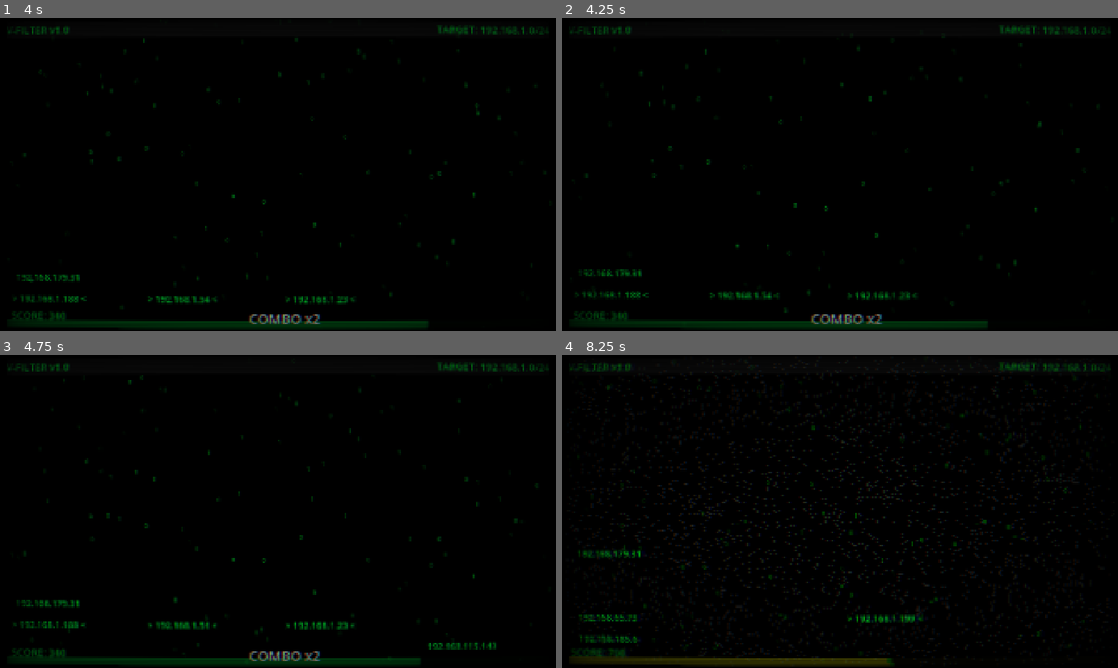
Above: before the commit, frames 1-4 (two rows, left to right).
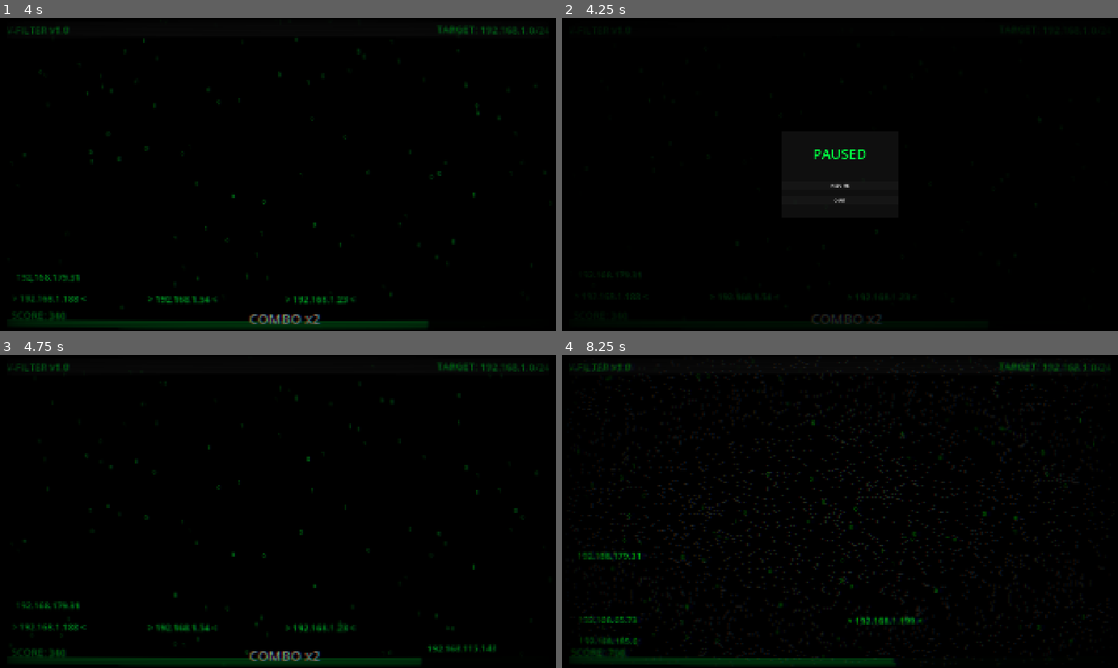
Above: after the commit, the same moments.

Repository: notlsd/v
Game: Godot game, scene res://scenes/main/main.tscn
Same seed, same stepped clock (60 frames per second), same inputs: the game is played once before the commit and once after it.
Inputs (mouse positions are in pixels of both pictures, inside the frame that each line leads up to):
- Up to frame 1 (4 s): move the mouse to (489, 305) at 0.52 s; hold E (mask_16) 0.53-1.28 s; click (489, 305) at 0.67 s; move the mouse to (344, 296) at 1.27 s; tap W (mask_24) at 1.35 s; click (344, 296) at 1.42 s; move the mouse to (211, 284) at 2.02 s; hold Q (mask_32) 2.03-2.78 s; click (211, 284) at 2.17 s; move the mouse to (489, 296) at 2.77 s; tap E (mask_16) at 2.85 s; click (489, 296) at 2.92 s; move the mouse to (344, 284) at 3.52 s; hold W (mask_24) from 3.53 s (still down); click (344, 284) at 3.67 s
- Up to frame 2 (4.25 s): keep holding W (mask_24); tap Escape (ui_cancel) at 4.15 s
- Up to frame 3 (4.75 s): release W (mask_24) at 4.25 s; click (278, 520) at 4.25 s, where only the run after the commit has a clickable "RESUME"
- Up to frame 4 (8.25 s): move the mouse to (628, 621) at 5.02 s; tap Q (mask_32) at 5.1 s; click (628, 621) at 5.17 s; move the mouse to (773, 611) at 5.77 s; hold E (mask_16) 5.78-6.53 s; click (773, 611) at 5.92 s; move the mouse to (906, 599) at 6.52 s; tap W (mask_24) at 6.6 s; click (906, 599) at 6.67 s; move the mouse to (1051, 611) at 7.27 s; hold Q (mask_32) 7.28-8.03 s; click (1051, 611) at 7.42 s; move the mouse to (773, 621) at 8.02 s; tap E (mask_16) at 8.1 s; click (773, 621) at 8.17 s

Frame 1 is identical in both runs. In frame 2, 2.9% of the frame differs, in the area x 1-99%, y 2-99%; in frame 3, 1.4%; in frame 4, 2.3%.

Commit message:
feat: Phase 3 完成 - 游戏性打磨
🔥 连击系统:
- Combo计数器+奖励(5/10/20连)
- Combo加成分数+脉冲动画

📈 难度曲线:
- 速度每30秒+10%
- 生成间隔每30秒-10%

🔄 游戏循环:
- ESC暂停/继续
- Game Over统计(时间/最高Combo)
- Restart重置

🔊 音效反馈:
- AudioStreamGenerator实时合成
- 成功/失败/Combo/GameOver音效

Diff:
--- a/project_v/scenes/main/main.tscn
+++ b/project_v/scenes/main/main.tscn
@@ -6,6 +6,7 @@
 [ext_resource type="PackedScene" uid="uid://crt_overlay" path="res://scenes/ui/crt_overlay.tscn" id="4_crt"]
 [ext_resource type="Shader" path="res://shaders/glitch_effect.gdshader" id="5_glitch"]
 [ext_resource type="PackedScene" uid="uid://game_over" path="res://scenes/ui/game_over_screen.tscn" id="6_gameover"]
+[ext_resource type="PackedScene" uid="uid://pause_screen" path="res://scenes/ui/pause_screen.tscn" id="7_pause"]
 
 [sub_resource type="ShaderMaterial" id="ShaderMaterial_glitch"]
 shader = ExtResource("5_glitch")
@@ -17,6 +18,7 @@
 
 @onready var glitch_overlay = $GlitchLayer/GlitchOverlay
 @onready var game_over_screen = $GameOverScreen
+@onready var terminal_spawner = $TerminalLayer/TerminalSpawner
 
 func _ready() -> void:
 	RenderingServer.set_default_clear_color(Color.BLACK)
@@ -28,6 +30,10 @@
 
 	# 连接 GameManager 的 game_over 信号
 	GameManager.game_over.connect(_on_game_over)
+
+	# 连接 spawner 到 game over screen
+	if game_over_screen and terminal_spawner:
+		game_over_screen.set_spawner(terminal_spawner)
 
 	print(\"[Main] Terminal mode started! Target: %s\" % GameManager.get_target_subnet_string())
 
@@ -72,3 +78,5 @@
 [node name="CRTOverlay" parent="." instance=ExtResource("4_crt")]
 
 [node name="GameOverScreen" parent="." instance=ExtResource("6_gameover")]
+
+[node name="PauseScreen" parent="." instance=ExtResource("7_pause")]
--- a/project_v/scenes/ui/game_over_screen.tscn
+++ b/project_v/scenes/ui/game_over_screen.tscn
@@ -1,10 +1,14 @@
-[gd_scene load_steps=3 format=3 uid="uid://game_over"]
+[gd_scene load_steps=4 format=3 uid="uid://game_over"]
 
 [ext_resource type="Script" path="res://scripts/ui/game_over_screen.gd" id="1_script"]
 
-[sub_resource type="LabelSettings" id="LabelSettings_1"]
+[sub_resource type="LabelSettings" id="LabelSettings_title"]
 font_size = 64
 font_color = Color(1, 0, 0, 1)
+
+[sub_resource type="LabelSettings" id="LabelSettings_stats"]
+font_size = 32
+font_color = Color(0, 1, 0.255, 1)
 
 [node name="GameOverScreen" type="CanvasLayer"]
 layer = 100
@@ -17,7 +21,7 @@
 anchor_bottom = 1.0
 grow_horizontal = 2
 grow_vertical = 2
-color = Color(0, 0, 0, 0.8)
+color = Color(0, 0, 0, 0.85)
 
 [node name="Panel" type="PanelContainer" parent="."]
 anchors_preset = 8
@@ -25,30 +29,48 @@
 anchor_top = 0.5
 anchor_right = 0.5
 anchor_bottom = 0.5
-offset_left = -200.0
-offset_top = -150.0
-offset_right = 200.0
-offset_bottom = 150.0
+offset_left = -250.0
+offset_top = -200.0
+offset_right = 250.0
+offset_bottom = 200.0
 grow_horizontal = 2
 grow_vertical = 2
 
 [node name="VBox" type="VBoxContainer" parent="Panel"]
 layout_mode = 2
+theme_override_constants/separation = 15
 alignment = 1
 
 [node name="TitleLabel" type="Label" parent="Panel/VBox"]
 layout_mode = 2
 text = "GAME OVER"
-label_settings = SubResource("LabelSettings_1")
+label_settings = SubResource("LabelSettings_title")
 horizontal_alignment = 1
+
+[node name="Spacer1" type="Control" parent="Panel/VBox"]
+custom_minimum_size = Vector2(0, 20)
+layout_mode = 2
 
 [node name="ScoreLabel" type="Label" parent="Panel/VBox"]
 layout_mode = 2
-text = "FINAL SCORE: 0"
+text = "SCORE: 0"
+label_settings = SubResource("LabelSettings_stats")
 horizontal_alignment = 1
 
-[node name="Spacer" type="Control" parent="Panel/VBox"]
-custom_minimum_size = Vector2(0, 30)
+[node name="TimeLabel" type="Label" parent="Panel/VBox"]
+layout_mode = 2
+text = "TIME: 00:00"
+label_settings = SubResource("LabelSettings_stats")
+horizontal_alignment = 1
+
+[node name="ComboLabel" type="Label" parent="Panel/VBox"]
+layout_mode = 2
+text = "MAX COMBO: x0"
+label_settings = SubResource("LabelSettings_stats")
+horizontal_alignment = 1
+
+[node name="Spacer2" type="Control" parent="Panel/VBox"]
+custom_minimum_size = Vector2(0, 20)
 layout_mode = 2
 
 [node name="RestartButton" type="Button" parent="Panel/VBox"]
--- /dev/null
+++ b/project_v/scenes/ui/pause_screen.tscn
@@ -0,0 +1,56 @@
+[gd_scene load_steps=3 format=3 uid="uid://pause_screen"]
+
+[ext_resource type="Script" path="res://scripts/ui/pause_screen.gd" id="1_script"]
+
+[sub_resource type="LabelSettings" id="LabelSettings_1"]
+font_size = 48
+font_color = Color(0, 1, 0.255, 1)
+
+[node name="PauseScreen" type="CanvasLayer"]
+layer = 100
+process_mode = 3
+script = ExtResource("1_script")
+
+[node name="Background" type="ColorRect" parent="."]
+anchors_preset = 15
+anchor_right = 1.0
+anchor_bottom = 1.0
+grow_horizontal = 2
+grow_vertical = 2
+color = Color(0, 0, 0, 0.7)
+
+[node name="Panel" type="PanelContainer" parent="."]
+anchors_preset = 8
+anchor_left = 0.5
+anchor_top = 0.5
+anchor_right = 0.5
+anchor_bottom = 0.5
+offset_left = -200.0
+offset_top = -150.0
+offset_right = 200.0
+offset_bottom = 150.0
+grow_horizontal = 2
+grow_vertical = 2
+
+[node name="VBox" type="VBoxContainer" parent="Panel"]
+layout_mode = 2
+theme_override_constants/separation = 20
+alignment = 1
+
+[node name="TitleLabel" type="Label" parent="Panel/VBox"]
+layout_mode = 2
+text = "PAUSED"
+label_settings = SubResource("LabelSettings_1")
+horizontal_alignment = 1
+
+[node name="Spacer" type="Control" parent="Panel/VBox"]
+custom_minimum_size = Vector2(0, 20)
+layout_mode = 2
+
+[node name="ResumeButton" type="Button" parent="Panel/VBox"]
+layout_mode = 2
+text = "RESUME"
+
+[node name="QuitButton" type="Button" parent="Panel/VBox"]
+layout_mode = 2
+text = "QUIT"
--- a/project_v/scripts/managers/audio_manager.gd
+++ b/project_v/scripts/managers/audio_manager.gd
@@ -1,14 +1,16 @@
 ## AudioManager
-## 音频管理器 - BGM 和 SFX 播放
+## 音频管理器 - BGM、SFX 和程序生成音效
 extends Node
 
 ## BPM 设置 (用于节拍同步)
 var bpm: float = 120.0
-var beat_duration: float = 0.5  # 60/120
+var beat_duration: float = 0.5
 
 ## 音频播放器
 var bgm_player: AudioStreamPlayer = null
-var sfx_players: Array[AudioStreamPlayer] = []
+var tone_player: AudioStreamPlayer = null
+var generator: AudioStreamGenerator = null
+var playback: AudioStreamGeneratorPlayback = null
 
 ## 信号：节拍触发
 signal beat_hit()
@@ -17,6 +19,9 @@
 var beat_timer: float = 0.0
 var beat_count: int = 0
 
+## 音效队列
+var pending_tone: Dictionary = {}
+
 
 func _ready() -> void:
 	# 创建 BGM 播放器
@@ -24,12 +29,16 @@
 	bgm_player.bus = "Master"
 	add_child(bgm_player)
 
-	# 创建 SFX 播放器池
-	for i in range(8):
-		var player = AudioStreamPlayer.new()
-		player.bus = "Master"
-		add_child(player)
-		sfx_players.append(player)
+	# 创建音调生成器
+	generator = AudioStreamGenerator.new()
+	generator.mix_rate = 22050
+	generator.buffer_length = 0.5
+
+	tone_player = AudioStreamPlayer.new()
+	tone_player.stream = generator
+	tone_player.bus = "Master"
+	tone_player.volume_db = -5.0
+	add_child(tone_player)
 
 	# 计算节拍时长
 	beat_duration = 60.0 / bpm
@@ -37,7 +46,8 @@
 	# 连接 GameManager 信号
 	GameManager.match_success.connect(_on_match_success)
 	GameManager.match_failure.connect(_on_match_failure)
-	GameManager.mask_changed.connect(_on_mask_changed)
+	GameManager.combo_reward.connect(_on_combo_reward)
+	GameManager.game_over.connect(_on_game_over)
 
 
 func _process(delta: float) -> void:
@@ -48,56 +58,123 @@
 		beat_count += 1
 		beat_hit.emit()
 
+	# 处理音调生成
+	_process_tone_generation()
 
-## 设置 BPM
+
+func _process_tone_generation() -> void:
+	if not tone_player.playing:
+		return
+
+	if playback == null:
+		playback = tone_player.get_stream_playback()
+
+	if playback == null:
+		return
+
+	var frames_available = playback.get_frames_available()
+	if frames_available <= 0:
+		return
+
+	if pending_tone.is_empty():
+		tone_player.stop()
+		return
+
+	var freq = pending_tone.get("freq", 440.0)
+	var phase = pending_tone.get("phase", 0.0)
+	var samples_left = pending_tone.get("samples_left", 0)
+	var total_samples = pending_tone.get("total_samples", 1)
+	var sweep_end = pending_tone.get("sweep_end", freq)
+
+	var sample_rate = generator.mix_rate
+	var frames_to_fill = min(frames_available, samples_left)
+
+	for i in range(frames_to_fill):
+		var progress = 1.0 - (float(samples_left - i) / total_samples)
+		var current_freq = freq + (sweep_end - freq) * progress
+		var amplitude = 0.3 * (1.0 - progress * 0.7)
+
+		var sample = sin(phase) * amplitude
+		phase += 2.0 * PI * current_freq / sample_rate
+
+		playback.push_frame(Vector2(sample, sample))
+
+	pending_tone["phase"] = phase
+	pending_tone["samples_left"] = samples_left - frames_to_fill
+
+	if pending_tone["samples_left"] <= 0:
+		pending_tone.clear()
+
+
+## 播放音调
+func _play_tone(frequency: float, duration: float, sweep_end_freq: float = -1.0) -> void:
+	var sample_rate = generator.mix_rate
+	var total_samples = int(sample_rate * duration)
+
+	pending_tone = {
+		"freq": frequency,
+		"phase": 0.0,
+		"samples_left": total_samples,
+		"total_samples": total_samples,
+		"sweep_end": sweep_end_freq if sweep_end_freq > 0 else frequency
+	}
+
+	if not tone_player.playing:
+		tone_player.play()
+		playback = tone_player.get_stream_playback()
+
+
+## 播放成功音效
+func play_success_sfx() -> void:
+	_play_tone(880.0, 0.08)
+
+
+## 播放失败音效
+func play_fail_sfx() -> void:
+	_play_tone(220.0, 0.15)
+
+
+## 播放 Combo 奖励音效
+func play_combo_sfx(tier: int) -> void:
+	var start_freq = 440.0 + tier * 220.0
+	var end_freq = start_freq * 2.0
+	_play_tone(start_freq, 0.12, end_freq)
+
+
+## 播放 Game Over 音效
+func play_game_over_sfx() -> void:
+	_play_tone(880.0, 0.4, 110.0)
+
+
+## 信号回调
+func _on_match_success() -> void:
+	play_success_sfx()
+
+
+func _on_match_failure() -> void:
+	play_fail_sfx()
+
+
+func _on_combo_reward(reward_type: String) -> void:
+	match reward_type:
+		"tier1":
+			play_combo_sfx(1)
+		"tier2":
+			play_combo_sfx(2)
+		"tier3":
+			play_combo_sfx(3)
+
+
+func _on_game_over(_final_score: int) -> void:
+	play_game_over_sfx()
+
+
+## BPM 相关
 func set_bpm(new_bpm: float) -> void:
 	bpm = new_bpm
 	beat_duration = 60.0 / bpm
 
 
-## 播放 SFX (找到空闲播放器)
-func play_sfx(stream: AudioStream, volume_db: float = 0.0) -> void:
-	for player in sfx_players:
-		if not player.playing:
-			player.stream = stream
-			player.volume_db = volume_db
-			player.play()
-			return
-
-
-## 播放 BGM
-func play_bgm(stream: AudioStream, volume_db: float = -10.0) -> void:
-	if bgm_player:
-		bgm_player.stream = stream
-		bgm_player.volume_db = volume_db
-		bgm_player.play()
-
-
-## 停止 BGM
-func stop_bgm() -> void:
-	if bgm_player:
-		bgm_player.stop()
-
-
-## 匹配成功音效提示 (占位)
-func _on_match_success() -> void:
-	# TODO: 播放成功音效
-	pass
-
-
-## 匹配失败音效提示 (占位)
-func _on_match_failure() -> void:
-	# TODO: 播放失败音效
-	pass
-
-
-## 切换掩码音效提示 (占位)
-func _on_mask_changed(_prefix: int) -> void:
-	# TODO: 播放切换音效
-	pass
-
-
-## 检查是否在节拍窗口内 (用于 Perfect 判定)
 func is_in_beat_window(window_ms: float = 50.0) -> bool:
 	var window_sec = window_ms / 1000.0
 	var time_since_beat = beat_timer
--- a/project_v/scripts/managers/terminal_spawner.gd
+++ b/project_v/scripts/managers/terminal_spawner.gd
@@ -132,3 +132,18 @@
 
 func get_difficulty_level() -> int:
 	return int(floor(game_time / DIFFICULTY_INCREASE_INTERVAL))
+
+
+func reset() -> void:
+	# 清除所有现有的行
+	for child in get_children():
+		if child != spawn_timer:
+			child.queue_free()
+
+	# 重置时间和速度
+	game_time = 0.0
+	current_scroll_speed = base_scroll_speed
+	current_spawn_interval = base_spawn_interval
+
+	if spawn_timer:
+		spawn_timer.wait_time = current_spawn_interval
--- a/project_v/scripts/ui/game_over_screen.gd
+++ b/project_v/scripts/ui/game_over_screen.gd
@@ -1,9 +1,13 @@
 ## GameOverScreen
-## 游戏结束界面
+## 游戏结束界面 - 显示统计和重启按钮
 extends CanvasLayer
 
 @onready var score_label: Label = $Panel/VBox/ScoreLabel
+@onready var time_label: Label = $Panel/VBox/TimeLabel
+@onready var combo_label: Label = $Panel/VBox/ComboLabel
 @onready var restart_button: Button = $Panel/VBox/RestartButton
+
+var terminal_spawner: Node = null
 
 
 func _ready() -> void:
@@ -13,8 +17,24 @@
 
 
 func show_game_over(final_score: int) -> void:
+	# 获取统计数据
+	var max_combo = GameManager.max_combo
+	var game_time = 0.0
+
+	# 尝试获取 TerminalSpawner 的游戏时间
+	if terminal_spawner and terminal_spawner.has_method("get_game_time"):
+		game_time = terminal_spawner.get_game_time()
+
+	# 更新显示
 	if score_label:
-		score_label.text = "FINAL SCORE: %d" % final_score
+		score_label.text = "SCORE: %d" % final_score
+	if time_label:
+		var minutes = int(game_time) / 60
+		var seconds = int(game_time) % 60
+		time_label.text = "TIME: %02d:%02d" % [minutes, seconds]
+	if combo_label:
+		combo_label.text = "MAX COMBO: x%d" % max_combo
+
 	visible = true
 	get_tree().paused = true
 
@@ -22,4 +42,13 @@
 func _on_restart_pressed() -> void:
 	get_tree().paused = false
 	GameManager.reset()
+
+	# 重置 TerminalSpawner
+	if terminal_spawner and terminal_spawner.has_method("reset"):
+		terminal_spawner.reset()
+
 	visible = false
+
+
+func set_spawner(spawner: Node) -> void:
+	terminal_spawner = spawner
--- /dev/null
+++ b/project_v/scripts/ui/pause_screen.gd
@@ -0,0 +1,46 @@
+## PauseScreen
+## 暂停界面
+extends CanvasLayer
+
+@onready var resume_button: Button = $Panel/VBox/ResumeButton
+@onready var quit_button: Button = $Panel/VBox/QuitButton
+
+
+func _ready() -> void:
+	visible = false
+	process_mode = Node.PROCESS_MODE_ALWAYS
+
+	if resume_button:
+		resume_button.pressed.connect(_on_resume_pressed)
+	if quit_button:
+		quit_button.pressed.connect(_on_quit_pressed)
+
+
+func _input(event: InputEvent) -> void:
+	if event.is_action_pressed("ui_cancel"):  # ESC
+		toggle_pause()
+
+
+func toggle_pause() -> void:
+	if get_tree().paused:
+		resume()
+	else:
+		pause()
+
+
+func pause() -> void:
+	visible = true
+	get_tree().paused = true
+
+
+func resume() -> void:
+	visible = false
+	get_tree().paused = false
+
+
+func _on_resume_pressed() -> void:
+	resume()
+
+
+func _on_quit_pressed() -> void:
+	get_tree().quit()
Not shown: 1 places in project_v/scenes/main/main.tscn that only renumber resources
Not shown, added: project_v/scripts/ui/pause_screen.gd.uid
